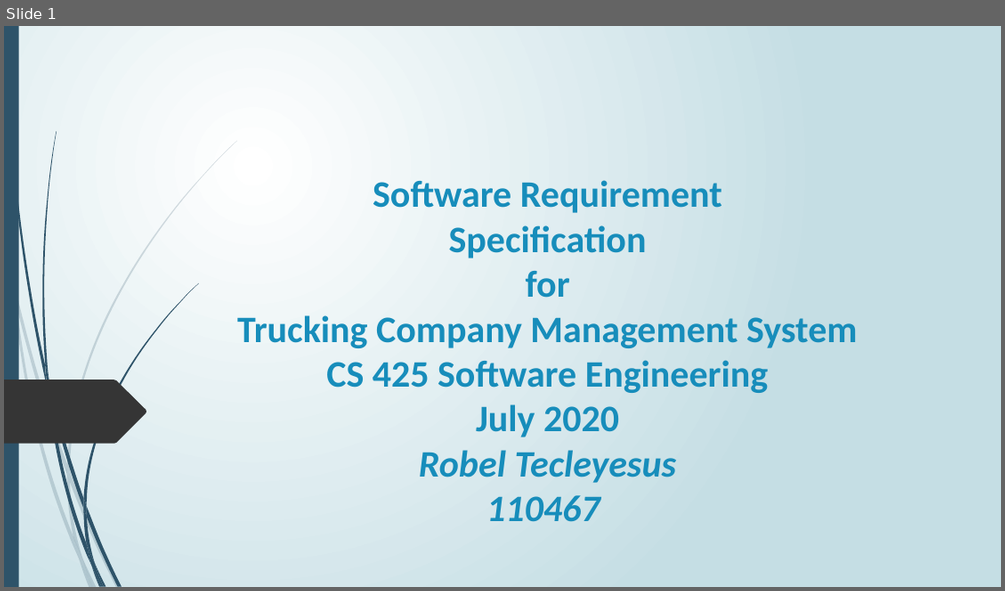
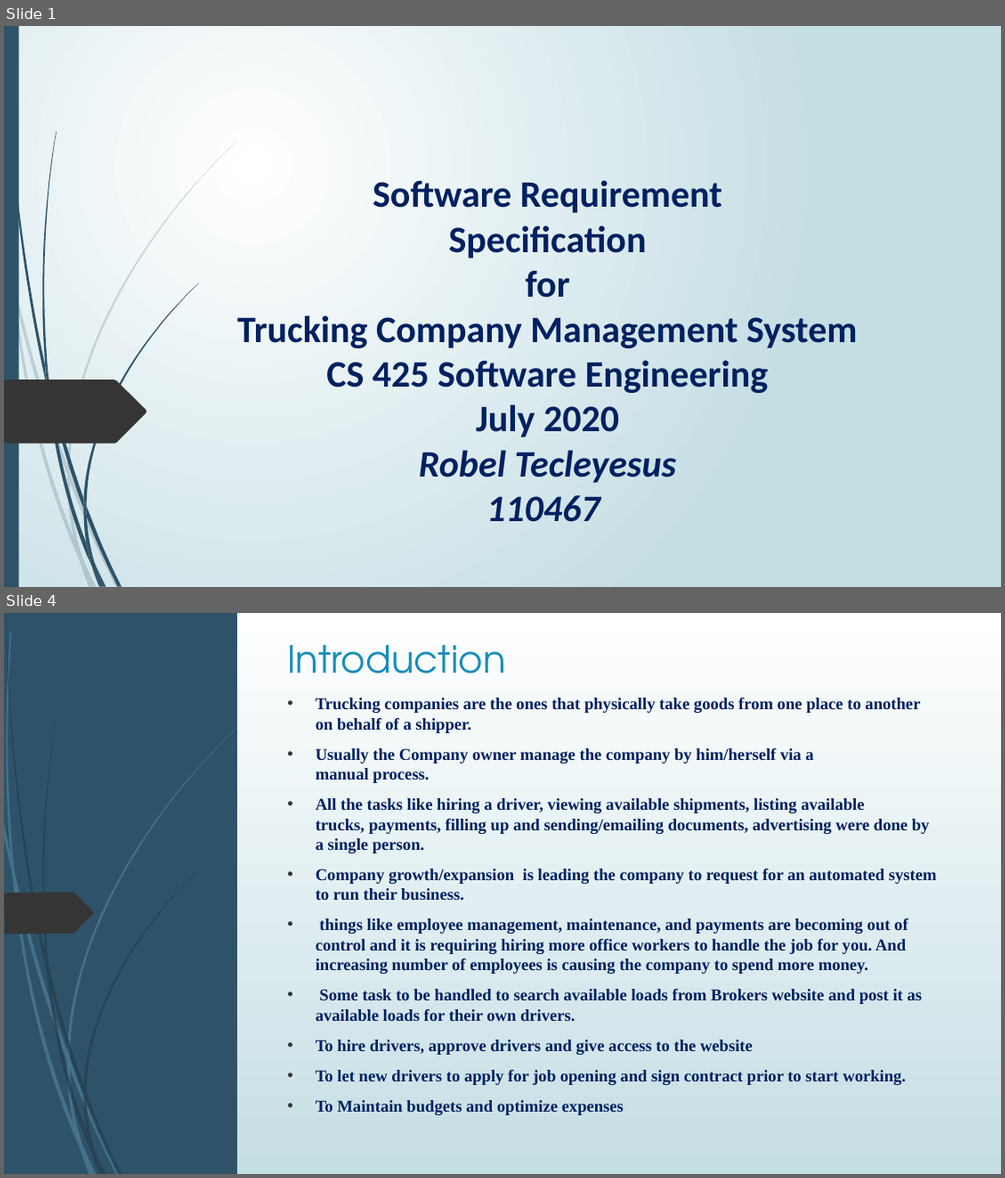
Before and after one commit to robel921/SE-TruckingCompanyMS, a slide deck: Documents/Project_Presentation1.pptx. Shown one above the other, each under a label of ours: slide 1 before the commit, slides 1 and 4 after it; the slides between them are not shown. The pictures are 1005x591 and 1005x1178 pixels, drawn with LibreOffice and Linux fonts; fonts in the diff are those of the drawing; background and template pictures are left out. Boxes give left, top, right and bottom in pixels: in the first picture for what was removed or moved away, otherwise in the second. Text is boxed around its words. In the diff, an @@ line names an element or a change of style, - is before the commit and + after.

```diff
--- a/Documents/Project_Presentation1.pptx
+++ b/Documents/Project_Presentation1.pptx
@@ slide 4 added at (4,613,1001,1174), background gradient #FFFFFF to #C5DEE5; not listed: 12 template elements that a slide beside it also shows @@
@@ rectangle added at (4,613,1001,1174), fill gradient #FFFFFF to #C5DEE5 @@
@@ rectangle added at (4,613,237,1174), fill #2E5369 @@
@@ title added at (287,645,505,674), 36 pt, text #178DBB @@
+Introduction
@@ freeform shape added at (4,672,134,713), fill #353535 @@
@@ text added at (316,698,937,1115), 16 pt, text #002060, bold @@
+• Trucking companies are the ones that physically take goods from one place to another on behalf of a shipper.
+• Usually the Company owner manage the company by him/herself via a
+  manual process.
+• All the tasks like hiring a driver, viewing available shipments, listing available
+  trucks, payments, filling up and sending/emailing documents, advertising were done by a single person.
+• Company growth/expansion is leading the company to request for an automated system to run their business.
+• things like employee management, maintenance, and payments are becoming out of control and it is requiring hiring more office workers to handle the job for you. And increasing number of employees is causing the company to spend more money.
+• Some task to be handled to search available loads from Brokers website and post it as available loads for their own drivers.
+• To hire drivers, approve drivers and give access to the website
+• To let new drivers to apply for job opening and sign contract prior to start working.
+• To Maintain budgets and optimize expenses
@@ freeform shape added at (4,892,94,933), fill #353535 @@
@@ group added at (4,632,237,1174): 12 freeform shapes @@
@@ group added at (7,613,198,1174): 12 freeform shapes @@
@@ slide 1 changed as well @@
@@ title "Software Requirement Specification for Trucking ..." at (237,180,857,522): text colour #178DBB to #002060 @@
```
Also in this commit, not shown: 1 other slide changed, 17 other slides added, 2 slides removed.
